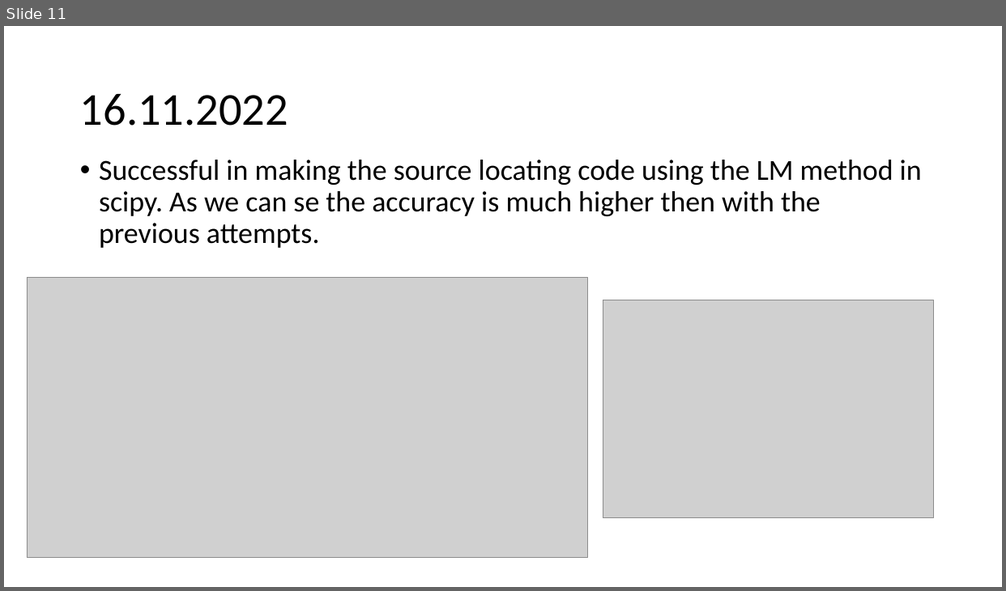
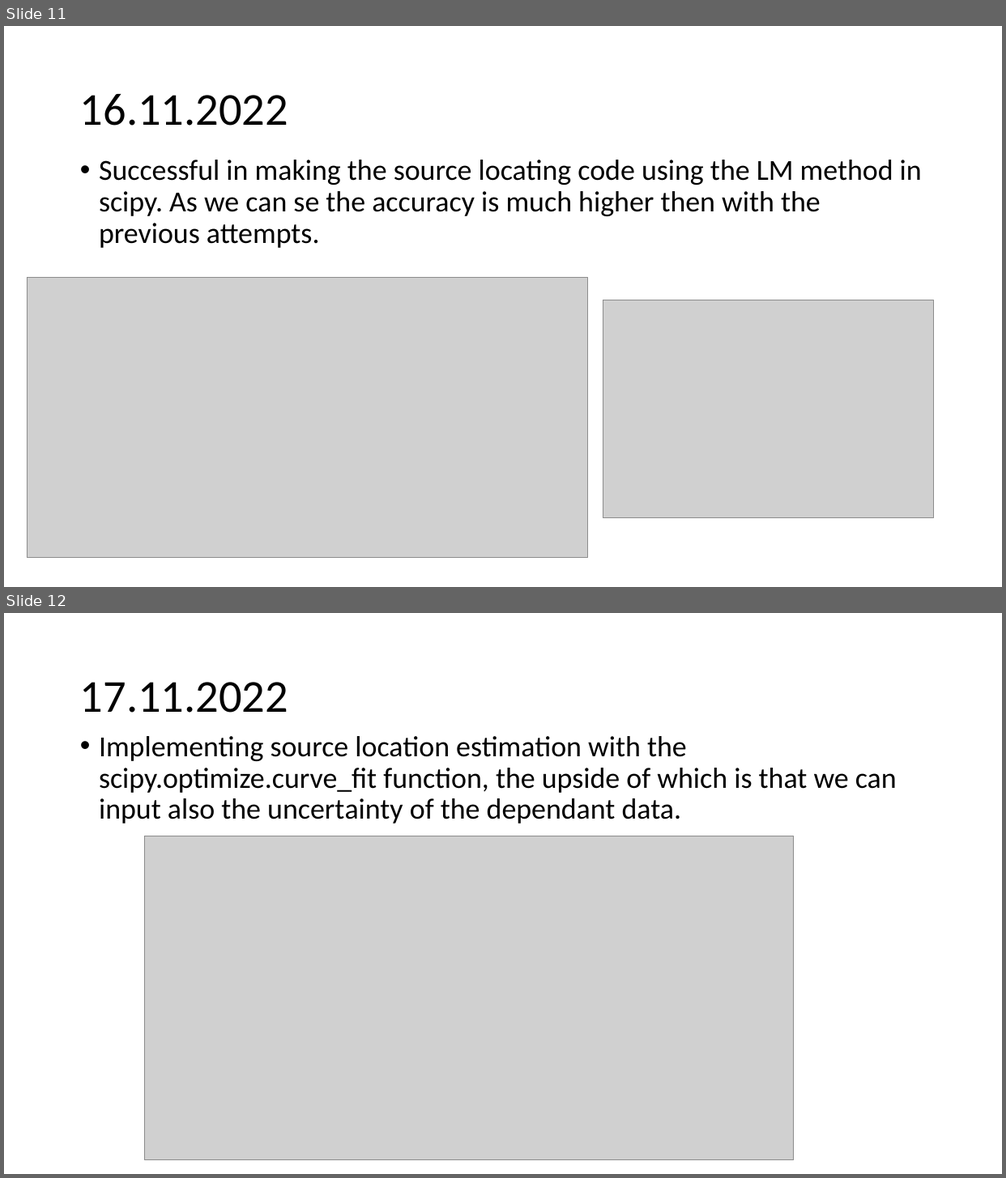
Before and after one commit to urhtrinko/DroneRadioactivity_student_job, a slide deck: reports/work_diary.pptx. Shown one above the other, each under a label of ours: slide 11 before the commit, slides 11 and 12 after it. The pictures are 1006x591 and 1006x1178 pixels, drawn with LibreOffice and Linux fonts; fonts in the diff are those of the drawing; grey boxes stand for pictures. Boxes give left, top, right and bottom in pixels: in the first picture for what was removed or moved away, otherwise in the second. Text is boxed around its words. In the diff, an @@ line names an element or a change of style, - is before the commit and + after.

```diff
--- a/reports/work_diary.pptx
+++ b/reports/work_diary.pptx
@@ slide 12 added at (4,613,1002,1174), background #FFFFFF @@
@@ title added at (80,682,288,713), 44 pt, text #000000 @@
+17.11.2022
@@ text added at (99,736,897,824), 28 pt, text #000000 @@
+• Implementing source location estimation with the scipy.optimize.curve_fit function, the upside of which is that we can input also the uncertainty of the dependant data.
@@ picture added at (145,836,794,1161) @@
```
